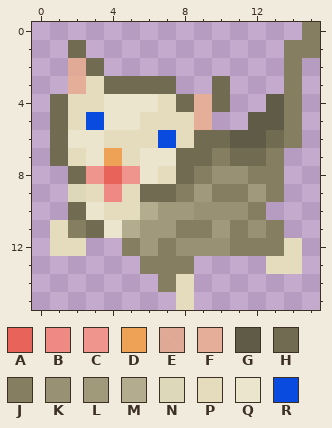
Pixel-art sprite -- images/cat_walk_left1.png. The picture above was drawn from the file before the commit.
The file is 16x16 pixels. Pixels under 10% opacity are left out. Colours within 5 levels of each other are drawn and written as one.
Palette (. is transparent): A #e8635a  B #ee8a83  C #f0948e  D #eea255  E #e2aa93f3  F #e5ae99  G #605b46  H #716b52  J #857e60  K #989173  L #a0997b  M #b3ac8e  N #ded8bb  P #e4dcbd  Q #ebe5ce  R #094bde
Pixels before, first column x 1:
 0 ..............J
 1 .H...........JJ
 2 .EH..........J.
 3 .FPHHHH..H...J.
 4 HPPQQQPHFH..GJ.
 5 HPRQQPPPF..GGJ.
 6 HQQPPPRPHHGGHJ.
 7 HPQDPQQHHJHHJ..
 8 .HCACQPHJKKJJ..
 9 .NPBPHHJLJJLJ..
10 .HQPPMLLKKKJ...
11 PJHQMLLJJLJKJ..
12 PP..JLJKKKJJJP.
13 .....JJJ....PP.
14 ......JP.......
15 .......P.......
And afterwards:
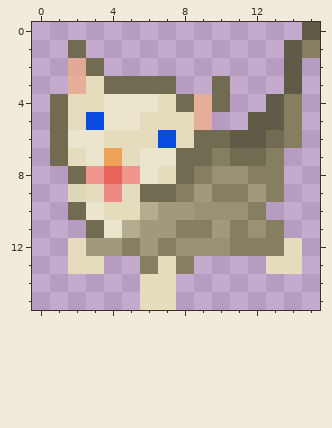
Author's note on the commit: Modified in browser at pixie.strd6.com
Edits made:
Changed rows in their new state; - is an unchanged pixel.
first column x 14:
 0 -G
 1 G-
 2 G-
 3 G-
first column x 1:
11 ..------
12 .-LL----
13 -PP---P-
14 -----PP.
15 -----PP.
Boxes around the changes in both pictures, in picture pixels (x1, y1, x2, y2):
changed: (284, 22, 320, 94)
changed: (50, 220, 194, 310)
